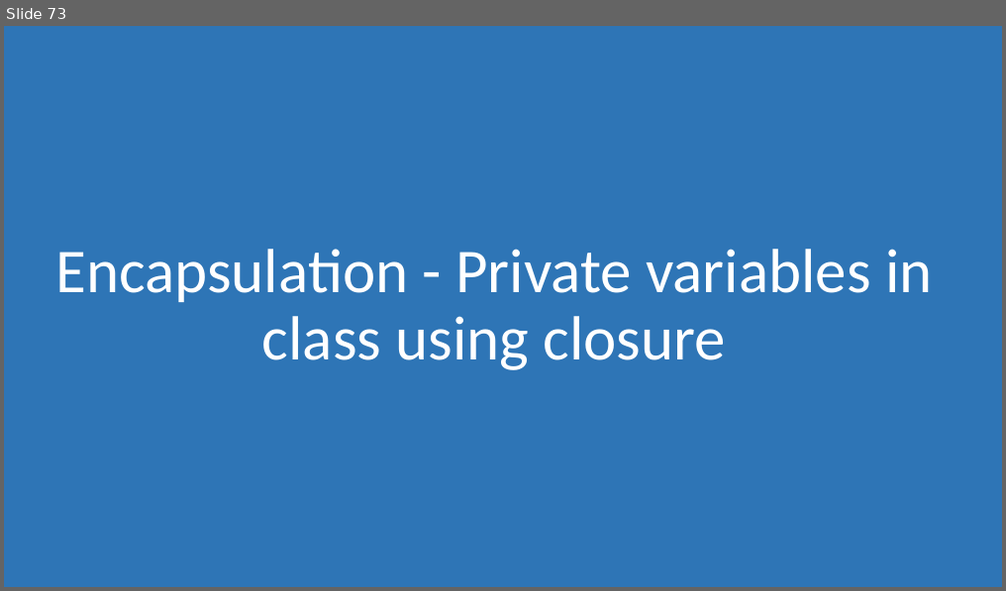
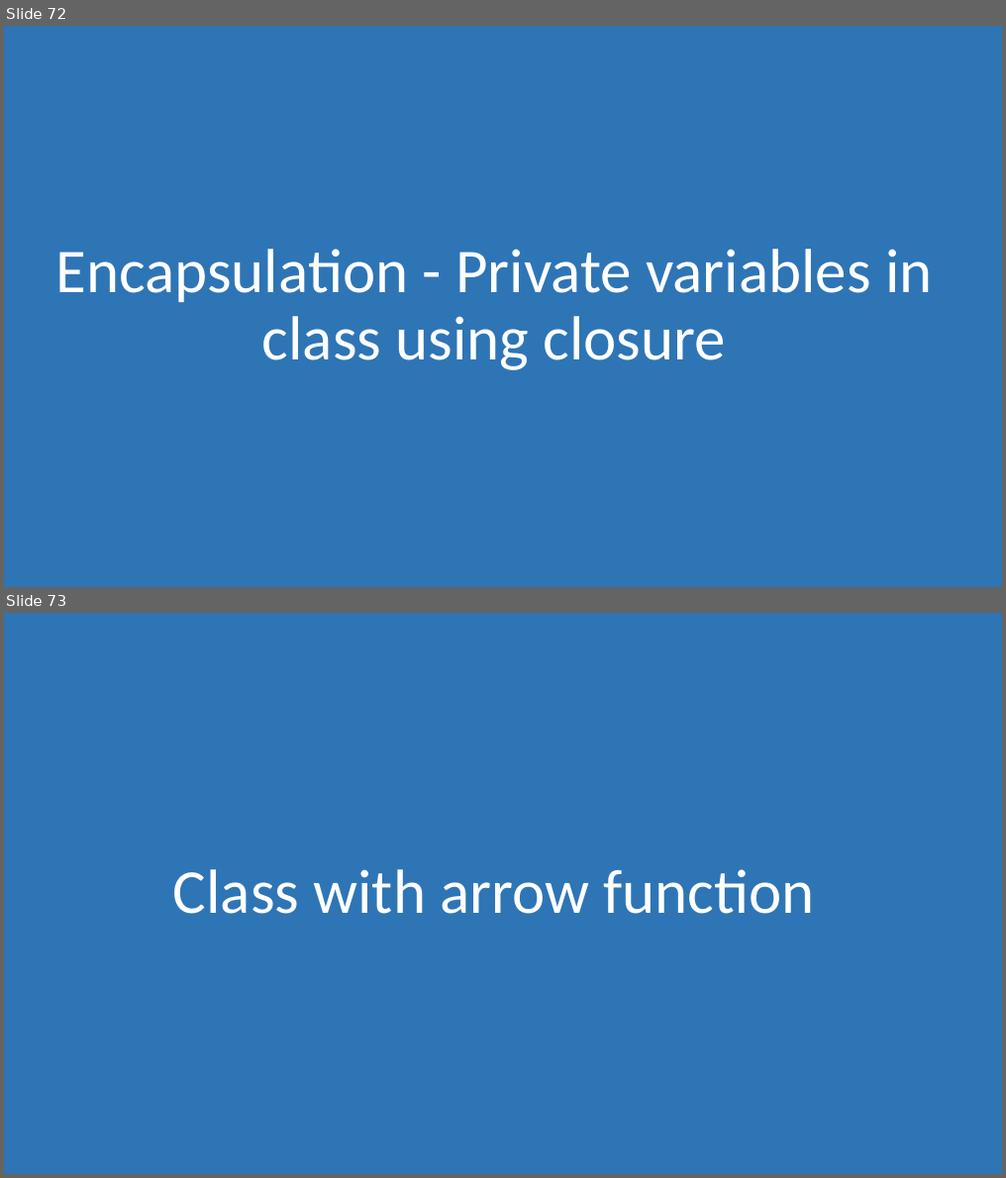
Before and after one commit to morkkis/PWD, a slide deck: presentations/Practical Web Dev.pptx. Shown one above the other, each under a label of ours: slide 73 before the commit, slides 72 and 73 after it. The pictures are 1006x591 and 1006x1178 pixels, drawn with LibreOffice and Linux fonts; fonts in the diff are those of the drawing. Boxes give left, top, right and bottom in pixels: in the first picture for what was removed or moved away, otherwise in the second. Text is boxed around its words. In the diff, an @@ line names an element or a change of style, - is before the commit and + after.

```diff
--- a/presentations/Practical Web Dev.pptx
+++ b/presentations/Practical Web Dev.pptx
@@ slide 73 added at (x1=4, y1=613, x2=1002, y2=1174), background #FFFFFF @@
@@ rectangle added at (x1=4, y1=613, x2=1002, y2=1174), fill #2E75B6 @@
@@ title added at (x1=173, y1=869, x2=815, y2=914), 60 pt, text #FFFFFF @@
+Class with arrow function
@@ what was slide 73 is now slide 72 @@
```
Also in this commit, not shown: 4 slides changed, 8 other files.
